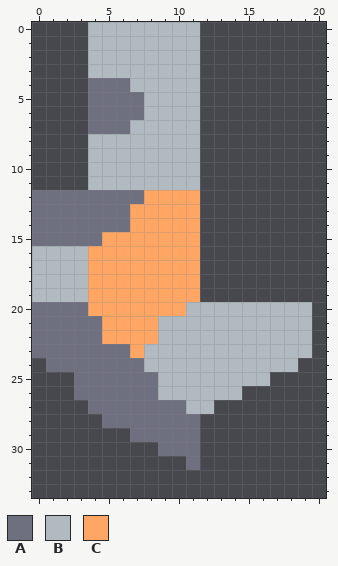
Two states of a pixel-art sprite, core/assets-raw/sprites/weapons/flakgun-equip.png. Above is the file before it was changed.
The file is 48x48 pixels. Shown: x 0..20, y 0..33.
Palette (. is transparent): A #6e7080  B #b0bac0  C #ffa665
Pixels before, first column x 0:
 0 ....BBBBBBBB........
 1 ....BBBBBBBB........
 2 ....BBBBBBBB........
 3 ....BBBBBBBB........
 4 ....AAABBBBB........
 5 ....AAAABBBB........
 6 ....AAAABBBB........
 7 ....AAABBBBB........
 8 ....BBBBBBBB........
 9 ....BBBBBBBB........
10 ....BBBBBBBB........
11 ....BBBBBBBB........
12 AAAAAAAACCCC........
13 AAAAAAACCCCC........
14 AAAAAAACCCCC........
15 AAAAACCCCCCC........
16 BBBBCCCCCCCC........
17 BBBBCCCCCCCC........
18 BBBBCCCCCCCC........
19 BBBBCCCCCCCC........
20 AAAACCCCCCCBBBBBBBBB
21 AAAAACCCCBBBBBBBBBBB
22 AAAAACCCCBBBBBBBBBBB
23 AAAAAAACBBBBBBBBBBBB
24 .AAAAAAABBBBBBBBBBB.
25 ...AAAAAABBBBBBBB...
26 ...AAAAAABBBBBB.....
27 ....AAAAAAABB.......
28 .....AAAAAAA........
29 .......AAAAA........
30 .........AAA........
31 ...........A........
New version:
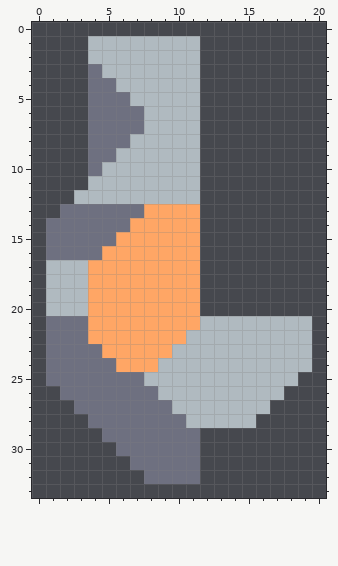
Difference:
Changed rows in their new state; - is an unchanged pixel.
first column x 0:
 0 ----........--------
 3 ----A---------------
 4 ------B-------------
 5 -------B------------
 7 -------A------------
 8 ----AAA-------------
 9 ----AA--------------
10 ----A---------------
12 ...BBBBBBBBB--------
13 ..-----A------------
14 .-------------------
15 .----A--------------
16 .AAAA---------------
17 .-------------------
18 .-------------------
19 .-------------------
20 .BBB-------C........
21 .---C----CCC--------
22 .---C----CC---------
23 .----CC-CC----------
24 ------CCC----------B
25 -AA-----B--------BB-
26 --A------------BBB--
27 ---A------B--BBBB---
28 ----A------BBBBB----
29 -----AA-------------
30 ------AAA-----------
31 -------AAAA---------
32 --------AAAA--------
Where, in picture pixels (left, top, right, bottom), the same in both pictures:
changed: (32, 22, 312, 484)
